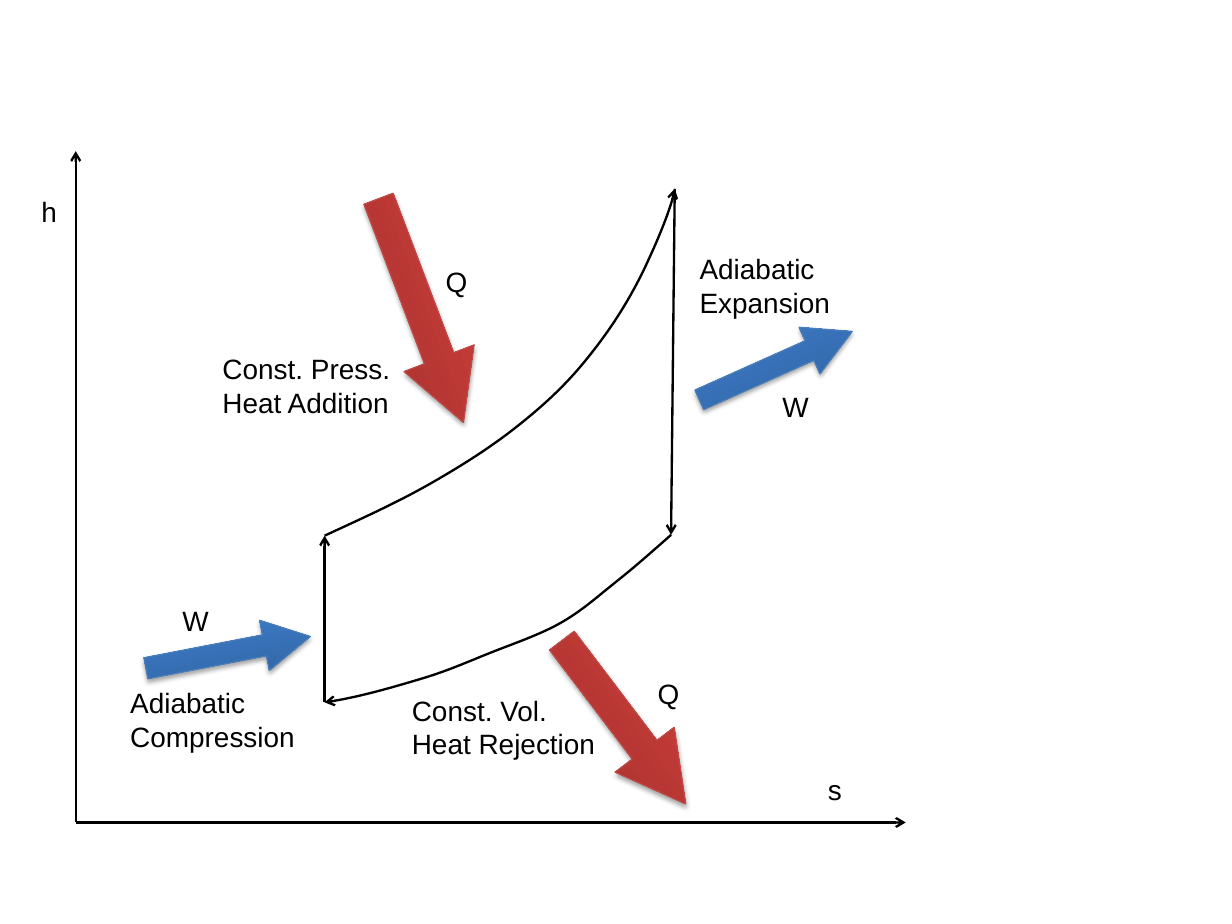
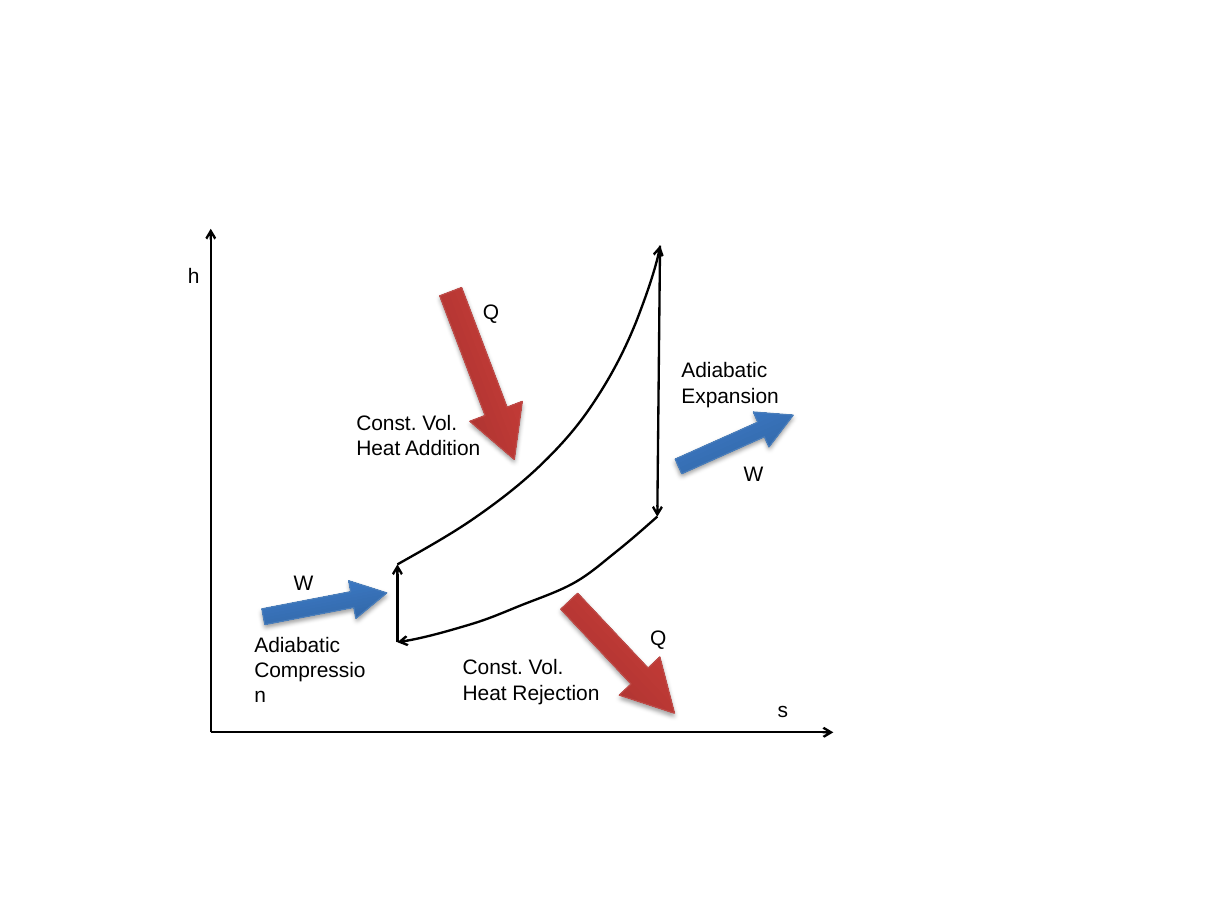
Before and after one commit to zeta-plusplus/PropulsionSystem, a slide deck: slide 2 of figs/makeFig.pptx (slide 4 before the commit). Drawn at 1232x924 pixels with LibreOffice and Linux fonts; fonts in the diff are those of the drawing. Boxes give left, top, right and bottom in pixels: in the first picture for what was removed or moved away, otherwise in the second. Text is boxed around its words. In the diff, an @@ line names an element or a change of style, - is before the commit and + after.

```diff
--- a/figs/makeFig.pptx
+++ b/figs/makeFig.pptx
@@ arrow moved from (76, 823) - (76, 151) to (211, 732) - (211, 229) @@
@@ size 18 to 13.5 pt in 9 elements at [483, 304, 499, 323], [650, 630, 666, 649], [463, 658, 599, 704], [744, 466, 764, 481], [294, 575, 314, 590], [778, 705, 788, 718], [254, 636, 340, 653], [681, 361, 778, 407], [188, 267, 200, 283] @@
@@ text "h": place and size @@
-text "h" at [41, 201, 57, 222]
+text "h" at [188, 267, 200, 283]
@@ freeform shape: place and size @@
-freeform shape at [324, 189, 674, 536]
+freeform shape at [398, 246, 661, 565]
@@ arrow moved from (672, 536) - (675, 189) to (657, 517) - (661, 246) @@
@@ right arrow: place and size @@
-right arrow at [344, 185, 499, 435]
+right arrow at [424, 282, 540, 470]
@@ text "Q": place and size @@
-text "Q" at [446, 272, 468, 297]
+text "Q" at [483, 304, 499, 323]
@@ text "Adiabatic Expansion": place and size @@
-text "Adiabatic Expansion" at [700, 258, 830, 318]
+text "Adiabatic Expansion" at [681, 361, 778, 407]
@@ text "Const. Vol.": place and size @@
-text "Const. Vol." at [222, 359, 390, 414]
+text "Const. Vol." at [356, 414, 480, 456]
@@ text at [356, 414, 457, 431]: text changed; size 18 to 13.5 pt @@
-Const. Press.
+Const. Vol.
@@ right arrow: place and size @@
-right arrow at [689, 308, 863, 423]
+right arrow at [671, 398, 801, 483]
@@ text at [356, 439, 480, 456]: size 18 to 13.5 pt in "Heat Addition" @@
@@ text "W": place and size @@
-text "W" at [782, 397, 808, 417]
+text "W" at [744, 466, 764, 481]
@@ freeform shape: place and size @@
-freeform shape at [324, 536, 671, 703]
+freeform shape at [398, 517, 658, 642]
@@ text "W": place and size @@
-text "W" at [182, 611, 208, 631]
+text "W" at [294, 575, 314, 590]
@@ arrow moved from (324, 702) - (324, 536) to (398, 643) - (398, 565) @@
@@ right arrow: place and size @@
-right arrow at [141, 612, 315, 694]
+right arrow at [260, 574, 390, 635]
@@ right arrow at [550, 582, 696, 733]: rotation 52 to 46 degrees @@
@@ text "Adiabatic Compression": place and size @@
-text "Adiabatic Compression" at [130, 692, 294, 752]
+text "Adiabatic Compression" at [254, 636, 340, 653]
@@ text "Q": place and size @@
-text "Q" at [658, 684, 680, 709]
+text "Q" at [650, 630, 666, 649]
@@ text "Const. Vol.": place and size @@
-text "Const. Vol." at [412, 700, 595, 760]
+text "Const. Vol." at [463, 658, 599, 704]
@@ text "s": place and size @@
-text "s" at [828, 785, 842, 801]
+text "s" at [778, 705, 788, 718]
@@ arrow moved from (76, 823) - (906, 823) to (211, 732) - (834, 732) @@
```
Also in this commit, not shown: 1 other slide changed, 12 slides removed, 5 other files.
